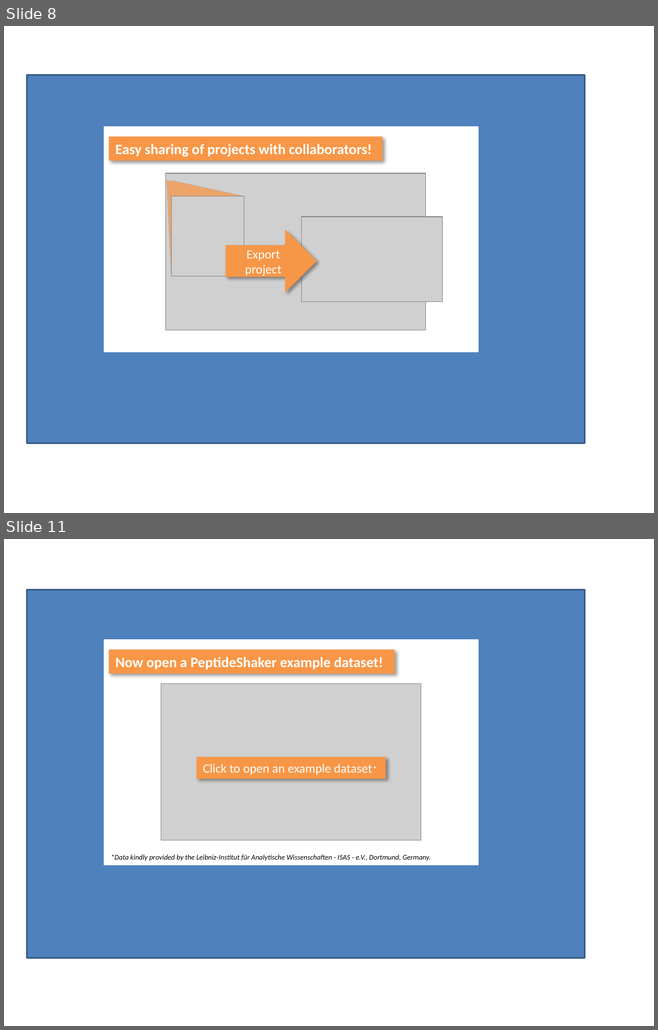
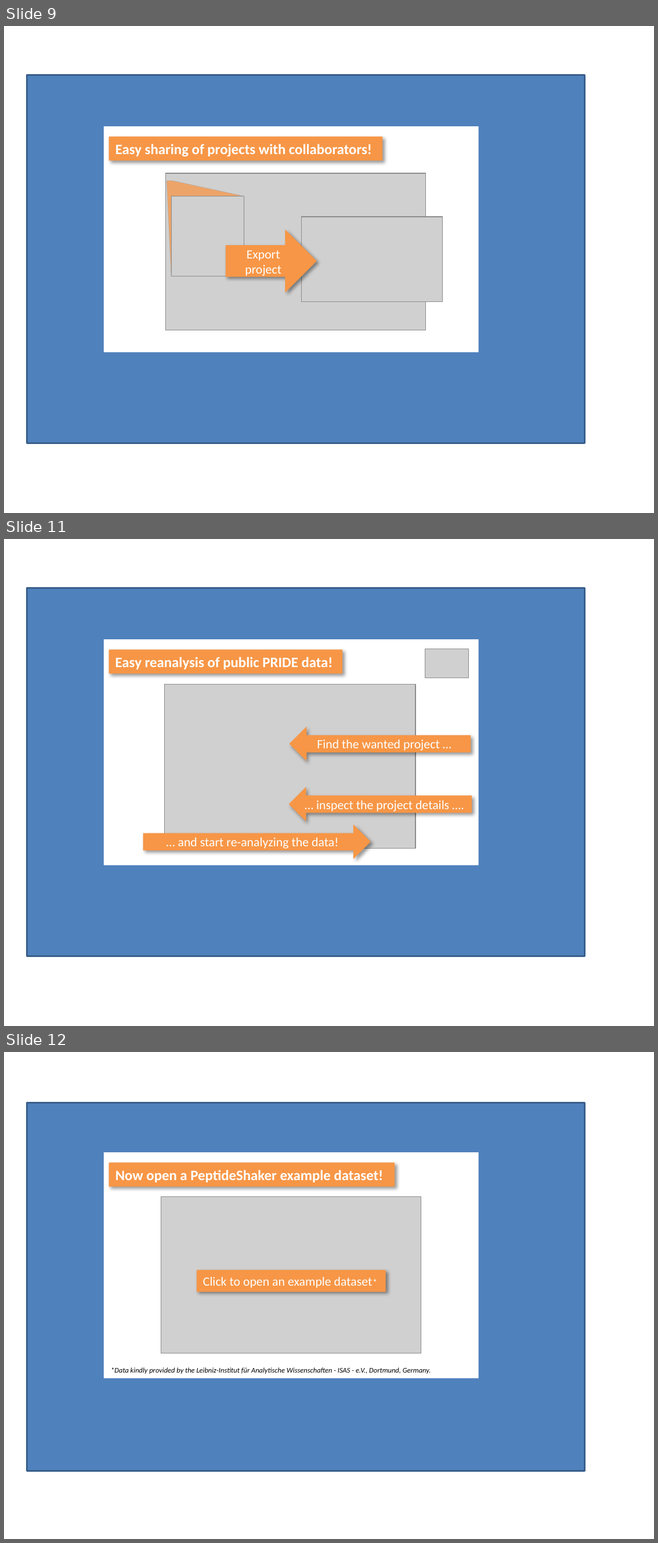
Before and after one commit to compomics/peptide-shaker, a slide deck: wiki/getting_started/getting_started.pptx. Shown one above the other, each under a label of ours: slides 8 and 11 before the commit, slides 9, 11 and 12 after it; the slides between them are not shown. The pictures are 658x1030 and 658x1543 pixels, drawn with LibreOffice and Linux fonts; fonts in the diff are those of the drawing; grey boxes stand for pictures. Boxes give left, top, right and bottom in pixels: in the first picture for what was removed or moved away, otherwise in the second. Text is boxed around its words. In the diff, an @@ line names an element or a change of style, - is before the commit and + after.

Commit message:
Updated the getting started slides.

```diff
--- a/wiki/getting_started/getting_started.pptx
+++ b/wiki/getting_started/getting_started.pptx
@@ slide 11 added at [4, 539, 654, 1026], background #FFFFFF @@
@@ rectangle added at [27, 588, 584, 957], fill #4F81BD, outline #3A5F8C 2 pt @@
@@ rectangle added at [104, 640, 478, 866], fill #FFFFFF, 18 pt, text #FFFFFF @@
+PeptideShaker Overview
@@ rectangle added at [108, 649, 342, 674], fill #F79646, 16 pt, text #FFFFFF, bold @@
+Easy reanalysis of public PRIDE data!
@@ rectangle added at [421, 646, 474, 683], fill #FFFFFF @@
@@ picture added at [425, 649, 469, 678] @@
@@ picture added at [165, 685, 415, 849] @@
@@ left arrow added at [289, 727, 470, 761], fill #F79646, 14 pt, text #FFFFFF @@
+Find the wanted project …
@@ left arrow added at [289, 787, 471, 821], fill #F79646, 14 pt, text #FFFFFF @@
+… inspect the project details ….
@@ right arrow added at [143, 825, 371, 859], fill #F79646, 14 pt, text #FFFFFF @@
+… and start re-analyzing the data!
@@ what was slide 8 is now slide 9 @@
@@ what was slide 11 is now slide 12 @@
```
Also in this commit, not shown: 3 slides changed.
